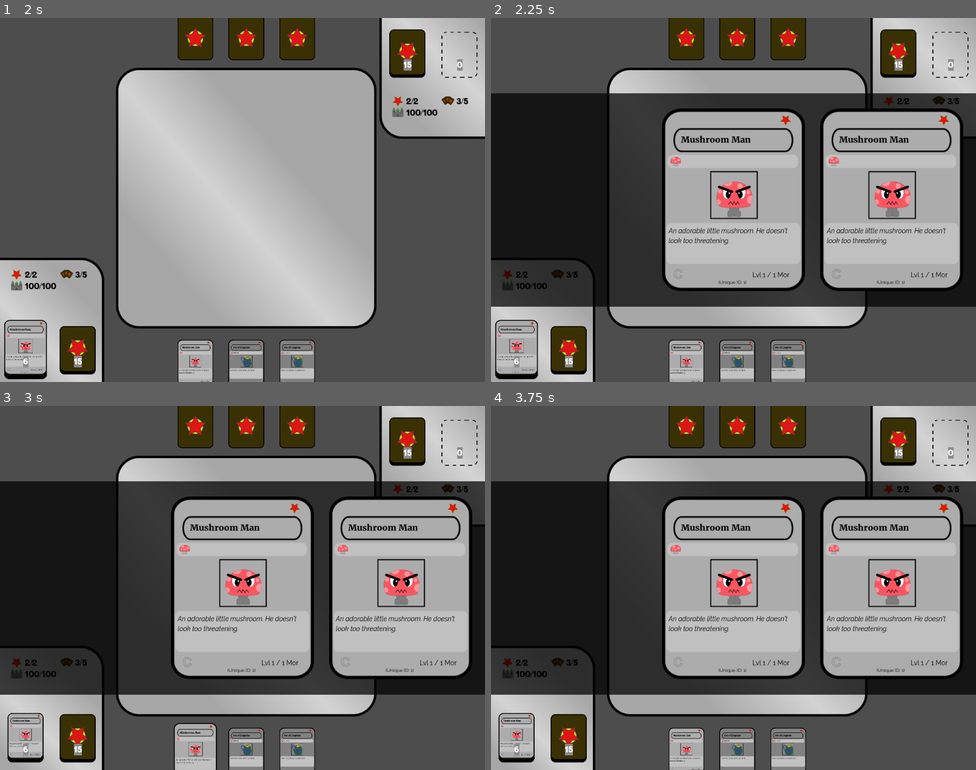
Above: before the commit, frames 1-4 (two rows, left to right).
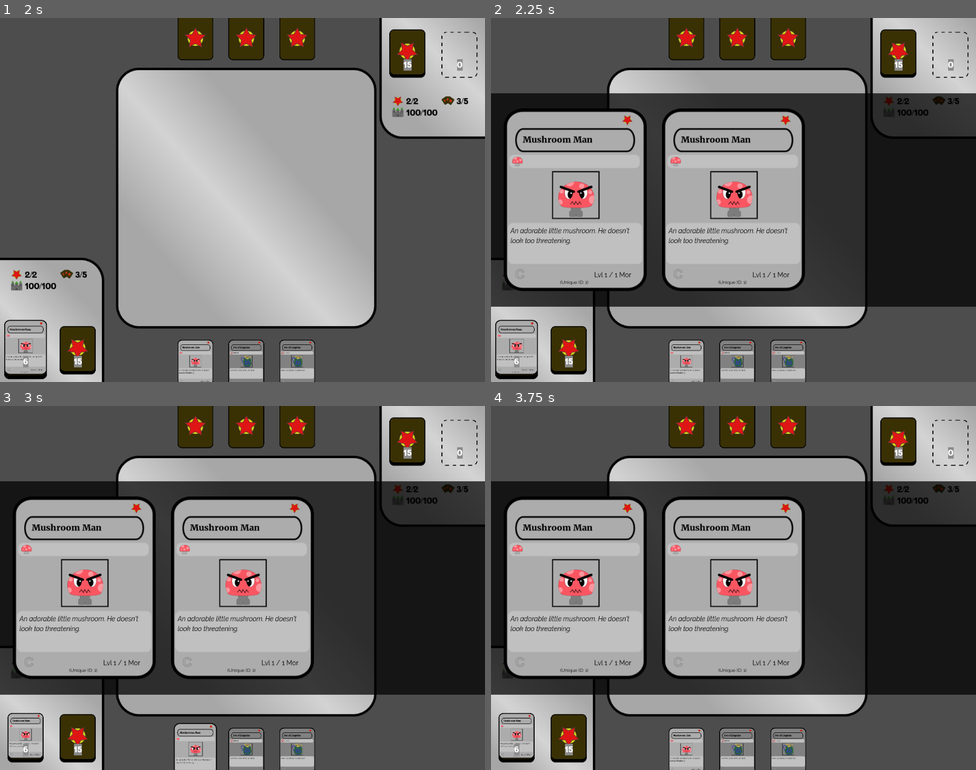
Above: after the commit, the same moments.

Repository: Mercerenies/evilcon-2024
Game: Godot game, scene res://debug/debug_room.tscn
The game is run twice, just before and just after one commit, with the same random seed, the same clock (stepped at 60 frames per second) and the same inputs.
Inputs (mouse positions are in pixels of both pictures, inside the frame that each line leads up to):
- Up to frame 1 (2 s): drag from (24, 349) to (247, 363) at 0.52 s; drag from (194, 363) to (24, 349) at 1.27 s
- Up to frame 2 (2.25 s): tap Enter at 2 s; move the mouse to (515, 345) at 2.02 s; click (515, 345) at 2.17 s
- Up to frame 3 (3 s): tap Space at 2.75 s; drag from (247, 751) to (24, 737) at 2.77 s
- Up to frame 4 (3.75 s): tap Enter at 3.5 s; drag from (786, 751) to (951, 442) at 3.52 s

Frame 1 is identical in both runs. In frame 2, 28% of the frame differs, in the area x 2-98%, y 24-75%; in frame 3, 28%; in frame 4, 28%.

Commit message:
Start discard pile scrolled all the way to the side

Diff:
--- a/card_game/playing_field/playing_field.gd
+++ b/card_game/playing_field/playing_field.gd
@@ -184,8 +184,8 @@
 
 
 func _show_discard_pile(pile_node):
-    # TODO Start scrolled all the way to the right
-    popup_display_card(pile_node.cards().card_array())
+    var card_row = popup_display_card(pile_node.cards().card_array())
+    card_row.set_scroll_position(1.0)  # Scroll to the right
 
 
 func _on_bottom_discard_pile_pile_clicked():
--- a/card_game/scrollable_card_row/scrollable_card_row.gd
+++ b/card_game/scrollable_card_row/scrollable_card_row.gd
@@ -94,6 +94,11 @@
     return width / 2
 
 
+# amount = 0 is the far left, amount = 1 is the far right
+func set_scroll_position(amount: float) -> void:
+    $AllCards.position.x = lerp(_max_all_cards_x(), _min_all_cards_x(), amount)
+
+
 func clear_buttons() -> void:
     Util.free_all_children($ButtonsRow/HBoxContainer)
 
--- a/card_game/scrollable_card_row/scrollable_card_row.tscn
+++ b/card_game/scrollable_card_row/scrollable_card_row.tscn
@@ -14,6 +14,7 @@
 polygon = PackedVector2Array(0, -225, 0, 225, 1024, 225, 1024, -225)
 
 [node name="AllCards" type="Node2D" parent="."]
+position = Vector2(512, 0)
 
 [node name="ButtonsRow" type="Node2D" parent="."]
 position = Vector2(512, 209)
